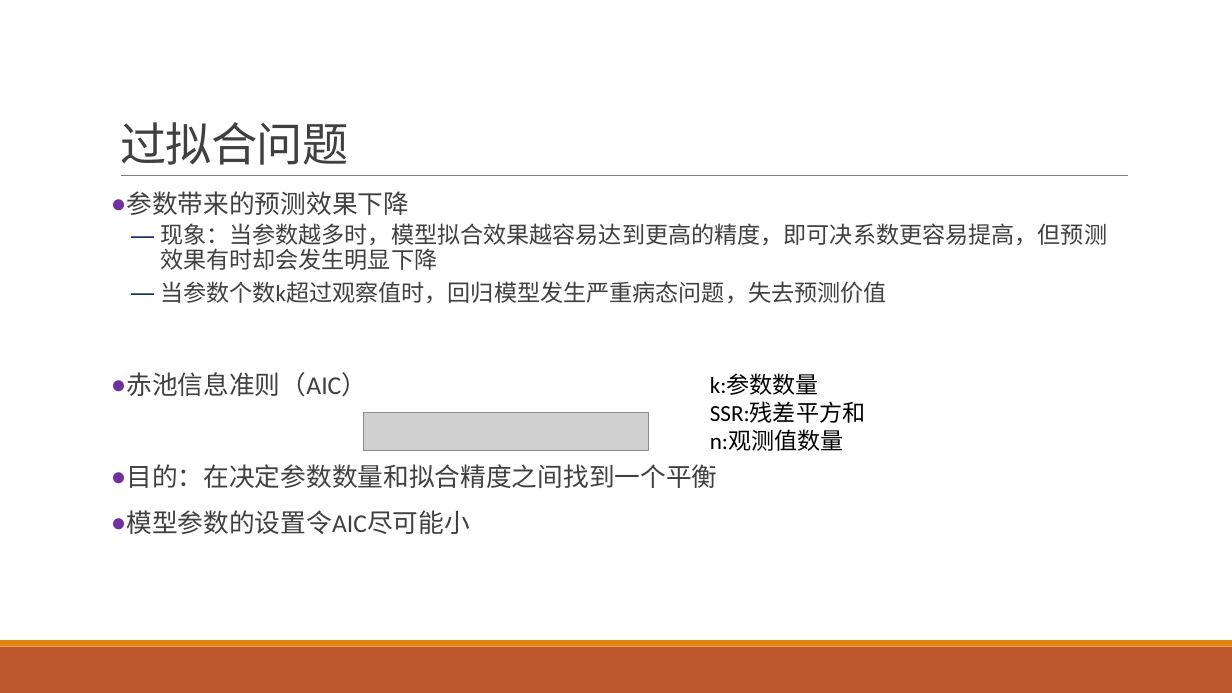
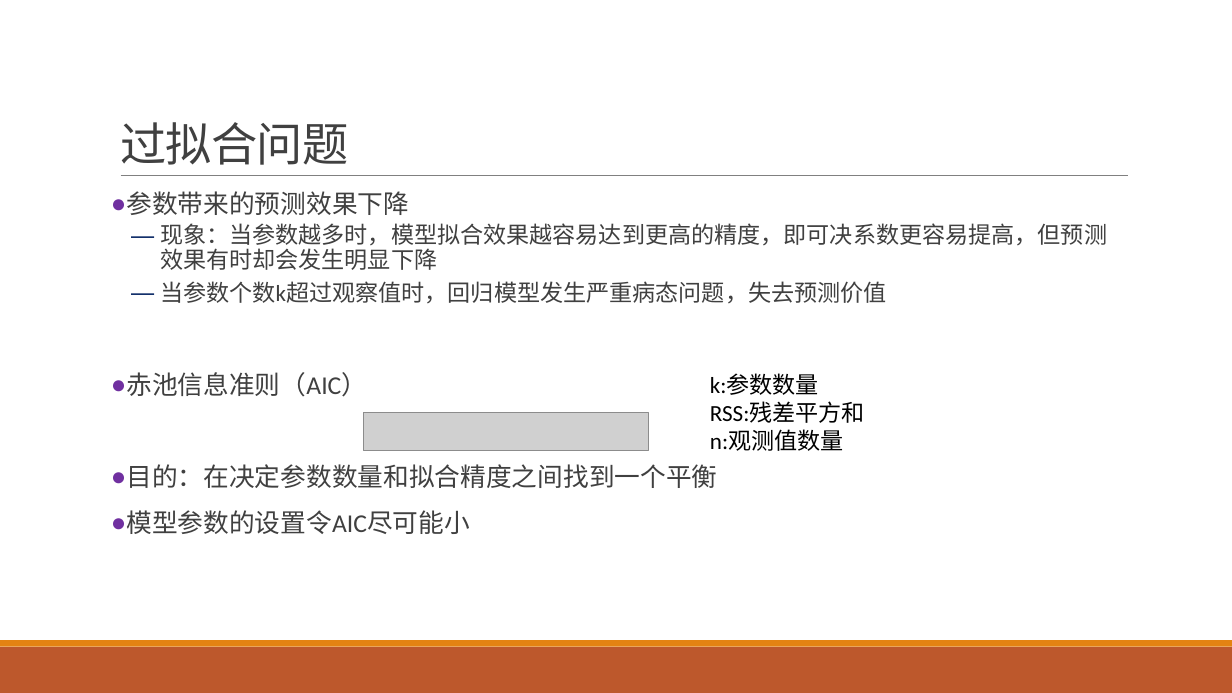
Before and after one commit to exoplanetX/DataAnalytics, a slide deck: slide 15 of 数据分析-7-预测.pptx. Drawn at 1232x693 pixels with LibreOffice and Linux fonts; fonts in the diff are those of the drawing; grey boxes stand for pictures. Boxes give left, top, right and bottom in pixels: in the first picture for what was removed or moved away, otherwise in the second. Text is boxed around its words. In the diff, an @@ line names an element or a change of style, - is before the commit and + after.

Commit message:
订正
第7、15页两处细节订正

```diff
--- a/数据分析-7-预测.pptx
+++ b/数据分析-7-预测.pptx
@@ text at bbox=[710, 401, 865, 423]: text changed @@
-SSR:残差平方和
+RSS:残差平方和
```
